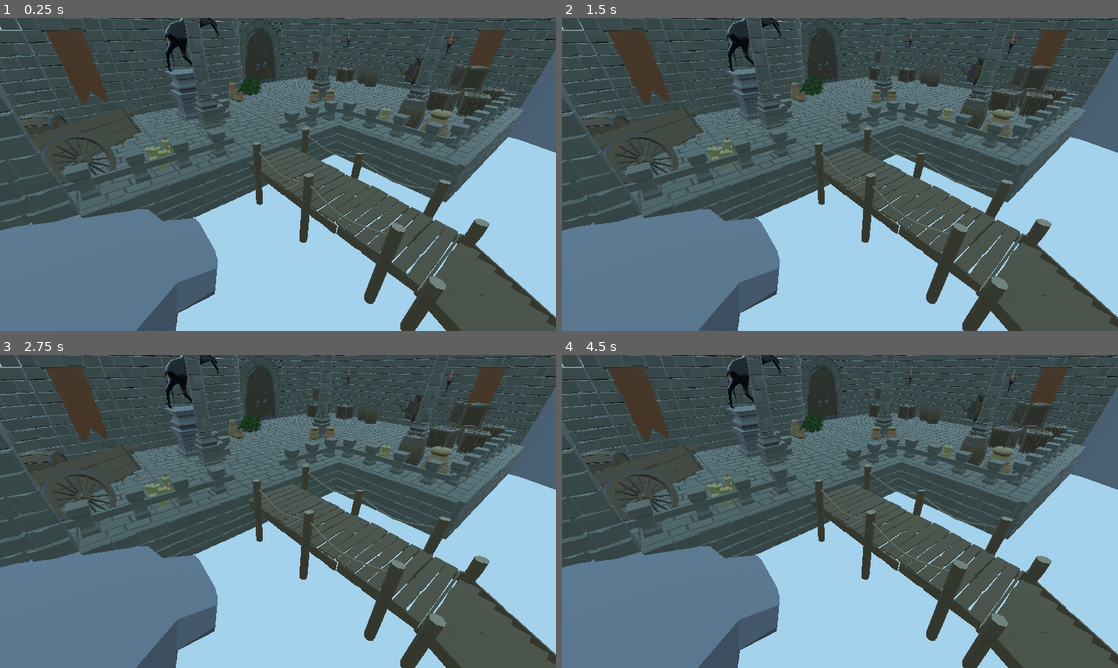
Above: before the commit, frames 1-4 (two rows, left to right).
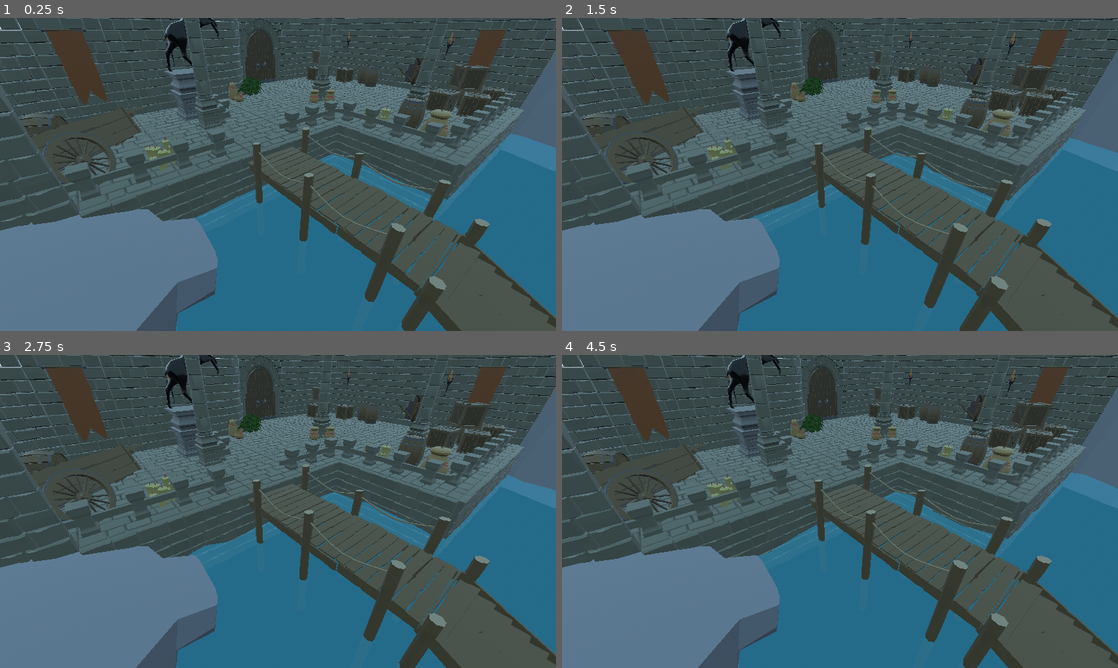
Above: after the commit, the same moments.

Repository: PacktPublishing/Game-Development-with-Blender-and-Godot
Game: Godot game, scene res://Scenes/Game.tscn
Same seed, same stepped clock (60 frames per second), same inputs: the game is played once before the commit and once after it.
Inputs:
- Up to frame 1 (0.25 s): no input
- Up to frame 2 (1.5 s): no input
- Up to frame 3 (2.75 s): no input
- Up to frame 4 (4.5 s): tap Enter at 3.5 s

The runs differ from the first frame. In frame 1, 20% of the frame differs, in the area x 31-100%, y 36-100%; in frame 2, 20%; in frame 3, 20%; in frame 4, 20%.

Commit message:
adjust the defaults for the water shader

Diff:
--- a/Chapter 9/Finish/Materials/Water.tres
+++ b/Chapter 9/Finish/Materials/Water.tres
@@ -1,8 +1,14 @@
-[gd_resource type="ShaderMaterial" load_steps=2 format=2]
+[gd_resource type="ShaderMaterial" load_steps=4 format=2]
 
 [ext_resource path="res://Materials/cave-water.tres" type="Shader" id=1]
 
+[sub_resource type="OpenSimplexNoise" id=1]
+
+[sub_resource type="NoiseTexture" id=2]
+noise = SubResource( 1 )
+
 [resource]
 shader = ExtResource( 1 )
-shader_param/color = Color( 0.188235, 0.705882, 0.823529, 0.443137 )
+shader_param/color = Color( 0.188235, 0.709804, 0.819608, 0.439216 )
 shader_param/height_factor = 0.1
+shader_param/wave_pattern = SubResource( 2 )
--- a/Chapter 9/Finish/Materials/cave-water.tres
+++ b/Chapter 9/Finish/Materials/cave-water.tres
@@ -4,9 +4,8 @@
 code = "shader_type spatial;
 
 uniform sampler2D wave_pattern;
-uniform vec4 color:hint_color;
+uniform vec4 color:hint_color = vec4(0.19, 0.71, 0.82, 0.44);
 uniform float height_factor:hint_range(0,1.0) = 0.1;
-
 
 void vertex(){
 	vec4 wave = texture(wave_pattern, UV);
--- a/Chapter 9/Finish/Scenes/Level-01.tscn
+++ b/Chapter 9/Finish/Scenes/Level-01.tscn
@@ -34,6 +34,7 @@
 [ext_resource path="res://Models/Pots/Pot1_Broken.glb" type="PackedScene" id=32]
 [ext_resource path="res://Models/Pots/Pot3_Broken.glb" type="PackedScene" id=33]
 [ext_resource path="res://Models/Bush/Bush_Round.glb" type="PackedScene" id=34]
+[ext_resource path="res://Materials/Water.tres" type="Material" id=35]
 
 [sub_resource type="PlaneMesh" id=1]
 size = Vector2( 20, 20 )
@@ -471,4 +472,4 @@
 [node name="Water" type="MeshInstance" parent="Dock"]
 transform = Transform( 1, 0, 0, 0, 1, 0, 0, 0, 1, 5, -1.25, 11 )
 mesh = SubResource( 1 )
-material/0 = null
+material/0 = ExtResource( 35 )
Not shown: 1 places in Chapter 9/Finish/Scenes/Level-01.tscn that only renumber resources
